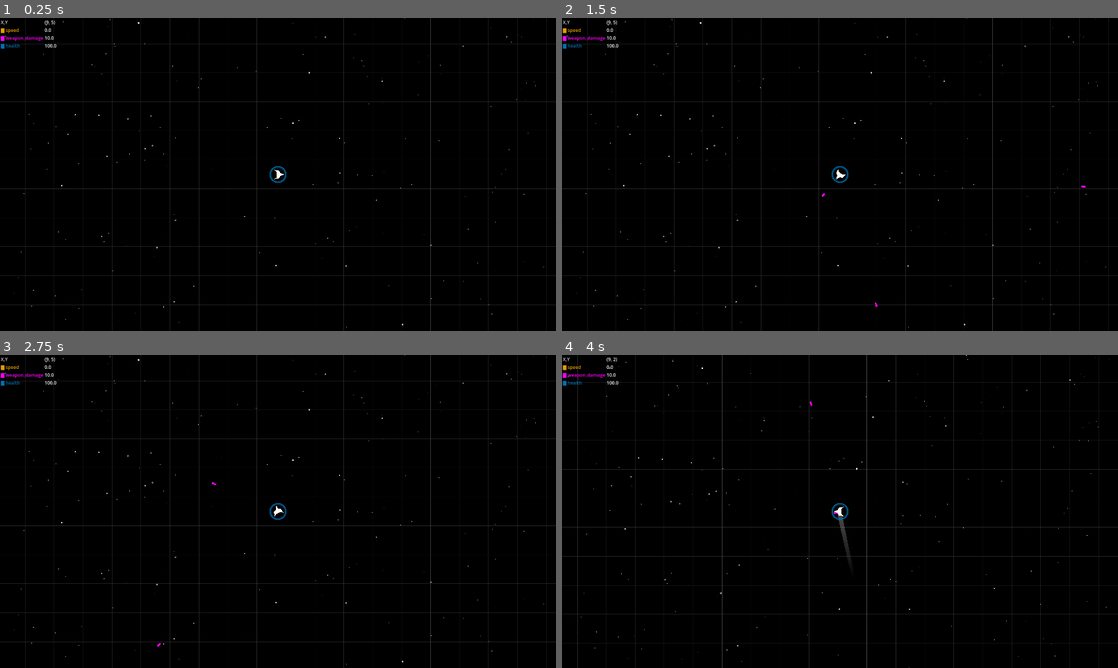
Above: before the commit, frames 1-4 (two rows, left to right).
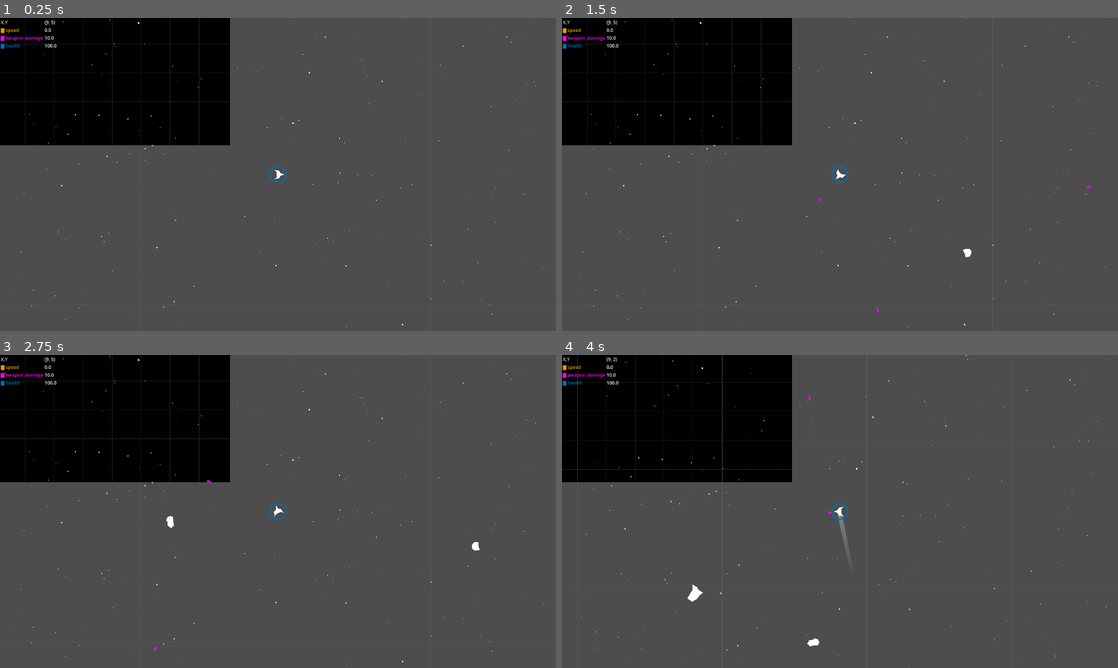
Above: after the commit, the same moments.

Repository: krets/space-octo
Game: Godot game, scene res://scenes/Game.tscn
Two runs of this game, one before a commit and one after it. Both use one fixed random seed, a clock stepped at 60 frames per second and the inputs below.
Inputs:
- Up to frame 1 (0.25 s): no input
- Up to frame 2 (1.5 s): tap Enter at 0.5 s; hold D (turn_right) 0.53-1.28 s; hold Space (shoot) 0.53-1.28 s; hold S (brake) from 1.28 s (still down); tap Space (shoot) at 1.35 s
- Up to frame 3 (2.75 s): release S (brake) at 2.03 s; hold D (turn_right) from 2.03 s (still down); hold Space (shoot) from 2.03 s (still down)
- Up to frame 4 (4 s): release D (turn_right) at 2.78 s; release Space (shoot) at 2.78 s; hold W (thrust) 2.78-3.53 s; tap Space (shoot) at 2.85 s; hold A (turn_left) from 3.53 s (still down); hold Space (shoot) from 3.53 s (still down)

The runs differ from the first frame. In frame 1, 83% of the frame differs, in the area x 0-100%, y 0-100%; in frame 2, 83%; in frame 3, 83%; in frame 4, 83%.
Error before the commit: Parse Error: Could not preload resource file "res://scenes/asteroid.tscn". (res://scripts/game.gd:31)

Commit message:
base-health for asteroids; shooting exit point

Diff:
--- a/scenes/Player.tscn
+++ b/scenes/Player.tscn
@@ -164,4 +164,7 @@
 [node name="WeaponCooldown" type="Timer" parent="."]
 one_shot = true
 
+[node name="ProjectileExitPoint" type="Node2D" parent="."]
+position = Vector2(18, 0)
+
 [connection signal="timeout" from="ShipPolygon/DamageAnimTimer" to="." method="_on_damage_anim_timer_timeout"]
--- a/scenes/asteroid.tscn
+++ b/scenes/asteroid.tscn
@@ -1,7 +1,6 @@
-[gd_scene load_steps=7 format=3 uid="uid://unanq7oxhbih"]
+[gd_scene load_steps=5 format=3 uid="uid://unanq7oxhbih"]
 
 [ext_resource type="Script" uid="uid://cj21gb5qrxbm5" path="res://scripts/asteroid.gd" id="1_akfqu"]
-[ext_resource type="Shader" uid="uid://c7ukpmkor2omd" path="res://shaders/asteroid_trail.gdshader" id="2_6mo6b"]
 
 [sub_resource type="CircleShape2D" id="CircleShape2D_6mo6b"]
 radius = 22.0907
@@ -17,11 +16,6 @@
 
 [sub_resource type="CircleShape2D" id="CircleShape2D_akfqu"]
 radius = 41.0122
-
-[sub_resource type="ShaderMaterial" id="ShaderMaterial_t4se3"]
-shader = ExtResource("2_6mo6b")
-shader_parameter/trail_length = 0.5
-shader_parameter/trail_opacity = 0.5
 
 [node name="Asteroid" type="CharacterBody2D"]
 collision_layer = 2
@@ -45,21 +39,6 @@
 unique_name_in_owner = true
 wait_time = 0.2
 
-[node name="ColorRect" type="ColorRect" parent="."]
-auto_translate_mode = 2
-material = SubResource("ShaderMaterial_t4se3")
-anchors_preset = 8
-anchor_left = 0.5
-anchor_top = 0.5
-anchor_right = 0.5
-anchor_bottom = 0.5
-offset_left = -64.0
-offset_top = -64.0
-offset_right = 64.0
-offset_bottom = 64.0
-grow_horizontal = 2
-grow_vertical = 2
-
 [connection signal="body_entered" from="Area2D" to="." method="_on_area_2d_body_entered"]
 [connection signal="body_exited" from="Area2D" to="." method="_on_area_2d_body_exited"]
 [connection signal="timeout" from="Area2D/Damage/Timer" to="." method="_on_timer_timeout"]
--- a/scripts/destroyable.gd
+++ b/scripts/destroyable.gd
@@ -2,5 +2,5 @@
 class_name Destroyable
 
 @export var max_health : float = 100
-@export var health : float = max_health
+@export var health : float = 100
 @export var display_scene : PackedScene
--- a/scripts/player.gd
+++ b/scripts/player.gd
@@ -125,14 +125,14 @@
 	if not $WeaponCooldown.is_stopped():
 		return
 
-	print("Starting weapon timer: %s" % stats.weapon_cooldown)
 	$WeaponCooldown.wait_time = stats.weapon_cooldown
 	$WeaponCooldown.start()
 	var instance = projectile.instantiate()
 
 	instance.dir = rotation + PI/2
-	instance.spawn_position = global_position
+	instance.spawn_position = $ProjectileExitPoint.global_position
 	instance.spawn_rotation = global_rotation
+
 	instance.damage = stats.weapon_damage
 	instance.scale *= 1.0 + stats.weapon_damage/stats.max_weapon_damage
 	instance.velocity = velocity
Not shown, changed: ToDo.md
